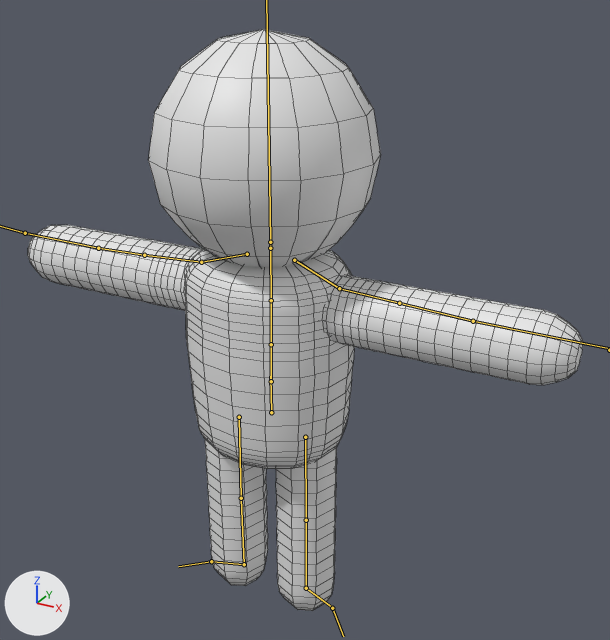
The FBX model Assets/Models/character2_2.fbx, before and after one commit.
Before and after are seen from a 50 mm camera at (3.82, -4.13, 4.94) aimed at (0.94, 1.11, 2.32). Every picture has the same lights, and +X, +Y and +Z are marked at lower left. The bones that bend it are drawn over the model as lines. Mesh edges are drawn as thin lines.

Names of what the first picture shows: 'Char'.
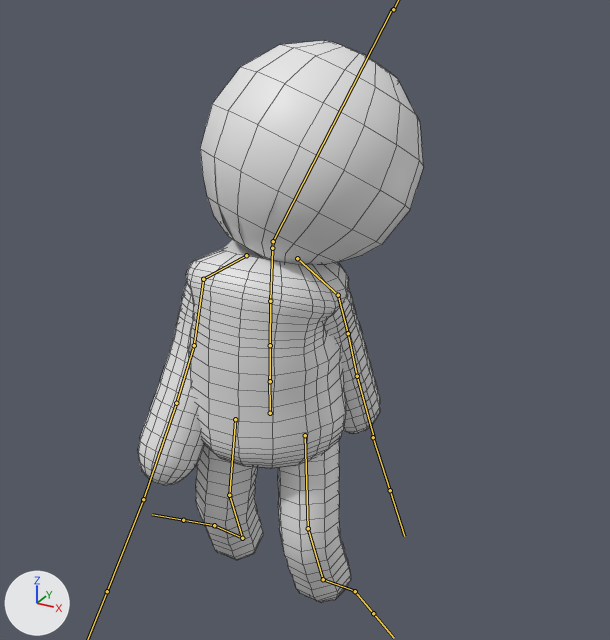
The newer file adds an action. The first version stands in its rest pose; the second is drawn at frame 31 of the action 'Armature.001|Armature.001|Armature.001|Armature.001|Armature.001|Armature.00'.

The edits, one by one:
Bone 'mixamorig:Hips' (bone_mixamorig_hips) moves from (0.0, 0.0, 0.0) to (-2.0, -1.0, -1.0).
Bone 'mixamorig:Hips' (bone_mixamorig_hips) turns from (0, 0, 0) to (-1, 5, 0) degrees about its own x, y and z.
Bone 'mixamorig:Spine' (bone_mixamorig_spine) turns from (0, 0, 0) to (3, 3, -2) degrees about its own x, y and z.
Bone 'mixamorig:Spine1' (bone_mixamorig_spine1) turns from (0, 0, 0) to (-3, 1, 0) degrees about its own x, y and z.
Bone 'mixamorig:Spine2' (bone_mixamorig_spine2) turns from (0, 0, 0) to (-3, 1, 0) degrees about its own x, y and z.
Bone 'mixamorig:Neck' (bone_mixamorig_neck) turns from (0, 0, 0) to (-4, -1, -1) degrees about its own x, y and z.
Bone 'mixamorig:Head' (bone_mixamorig_head) turns from (0, 0, 0) to (-15, -15, -16) degrees about its own x, y and z.
Bone 'mixamorig:LeftShoulder' (bone_mixamorig_leftshoulder) turns from (0, 0, 0) to (16, 1, -6) degrees about its own x, y and z.
Bone 'mixamorig:LeftArm' (bone_mixamorig_leftarm) turns from (0, 0, 0) to (65, 30, -7) degrees about its own x, y and z.
Bone 'mixamorig:LeftForeArm' (bone_mixamorig_leftforearm) turns from (0, 0, 0) to (0, 0, 3) degrees about its own x, y and z.
Bone 'mixamorig:RightShoulder' (bone_mixamorig_rightshoulder) turns from (0, 0, 0) to (16, -2, 4) degrees about its own x, y and z.
Bone 'mixamorig:RightArm' (bone_mixamorig_rightarm) turns from (0, 0, 0) to (63, 4, -1) degrees about its own x, y and z.
Bone 'mixamorig:RightForeArm' (bone_mixamorig_rightforearm) turns from (0, 0, 0) to (0, 0, -16) degrees about its own x, y and z.
Bone 'mixamorig:LeftUpLeg' (bone_mixamorig_leftupleg) turns from (0, 0, 0) to (8, -8, 4) degrees about its own x, y and z.
Bone 'mixamorig:LeftLeg' (bone_mixamorig_leftleg) turns from (0, 0, 0) to (-27, 3, 2) degrees about its own x, y and z.
Bone 'mixamorig:LeftFoot' (bone_mixamorig_leftfoot) turns from (0, 0, 0) to (7, -15, 0) degrees about its own x, y and z.
Bone 'mixamorig:RightUpLeg' (bone_mixamorig_rightupleg) turns from (0, 0, 0) to (-4, 13, -8) degrees about its own x, y and z.
Bone 'mixamorig:RightLeg' (bone_mixamorig_rightleg) turns from (0, 0, 0) to (-20, 7, -5) degrees about its own x, y and z.
Bone 'mixamorig:RightFoot' (bone_mixamorig_rightfoot) turns from (0, 0, 0) to (4, 21, -1) degrees about its own x, y and z.

Pixel boxes [x1, y1, x2, y2] of what changed, in the pictures (610 x 640 px):
'Char', posed (48% narrower)
    before: [28, 29, 583, 611]
    after: [138, 41, 424, 603]
bone 'mixamorig:Hips', root to tip
    before: (271, 412) to (270, 376)
    after: (270, 413) to (269, 376)
bone 'mixamorig:Spine', root to tip
    before: (271, 381) to (271, 344)
    after: (270, 381) to (270, 345)
bone 'mixamorig:Spine1', root to tip
    before: (271, 344) to (271, 300)
    after: (270, 345) to (270, 301)
bone 'mixamorig:Spine2', root to tip
    before: (271, 300) to (270, 249)
    after: (270, 301) to (272, 249)
bone 'mixamorig:Neck', root to tip
    before: (270, 248) to (270, 242)
    after: (272, 248) to (273, 242)
bone 'mixamorig:LeftShoulder', root to tip
    before: (294, 260) to (339, 288)
    after: (297, 258) to (338, 295)
bone 'mixamorig:LeftArm', root to tip
    before: (339, 288) to (399, 303)
    after: (338, 295) to (348, 333)
bone 'mixamorig:LeftForeArm', root to tip
    before: (399, 303) to (473, 321)
    after: (348, 333) to (357, 376)
bone 'mixamorig:RightShoulder', root to tip
    before: (247, 254) to (201, 262)
    after: (246, 255) to (203, 279)
bone 'mixamorig:RightArm', root to tip
    before: (201, 262) to (144, 255)
    after: (203, 279) to (194, 345)
bone 'mixamorig:RightForeArm', root to tip
    before: (144, 255) to (98, 248)
    after: (194, 345) to (176, 403)
bone 'mixamorig:LeftUpLeg', root to tip
    before: (305, 437) to (306, 520)
    after: (305, 435) to (308, 528)
bone 'mixamorig:LeftLeg', root to tip
    before: (306, 520) to (306, 588)
    after: (308, 528) to (323, 579)
bone 'mixamorig:LeftFoot', root to tip
    before: (306, 588) to (333, 608)
    after: (323, 579) to (355, 591)
bone 'mixamorig:RightUpLeg', root to tip
    before: (239, 417) to (241, 498)
    after: (235, 419) to (229, 495)
bone 'mixamorig:RightLeg', root to tip
    before: (241, 498) to (244, 564)
    after: (229, 495) to (242, 538)
bone 'mixamorig:RightFoot', root to tip
    before: (244, 564) to (211, 561)
    after: (242, 538) to (214, 525)
